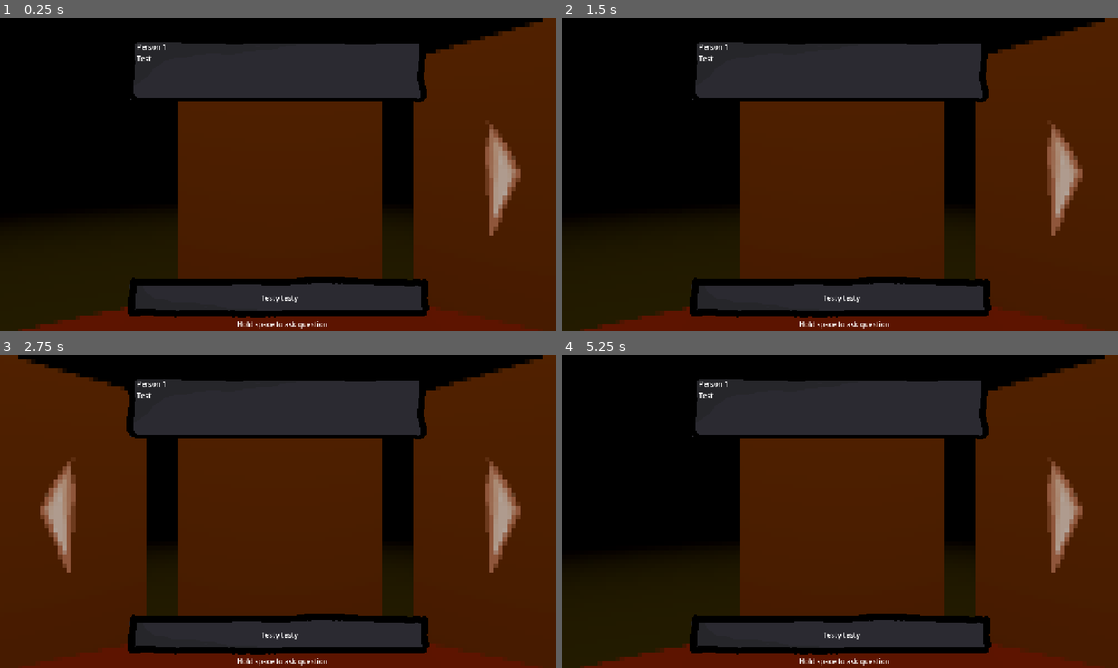
Above: before the commit, frames 1-4 (two rows, left to right).
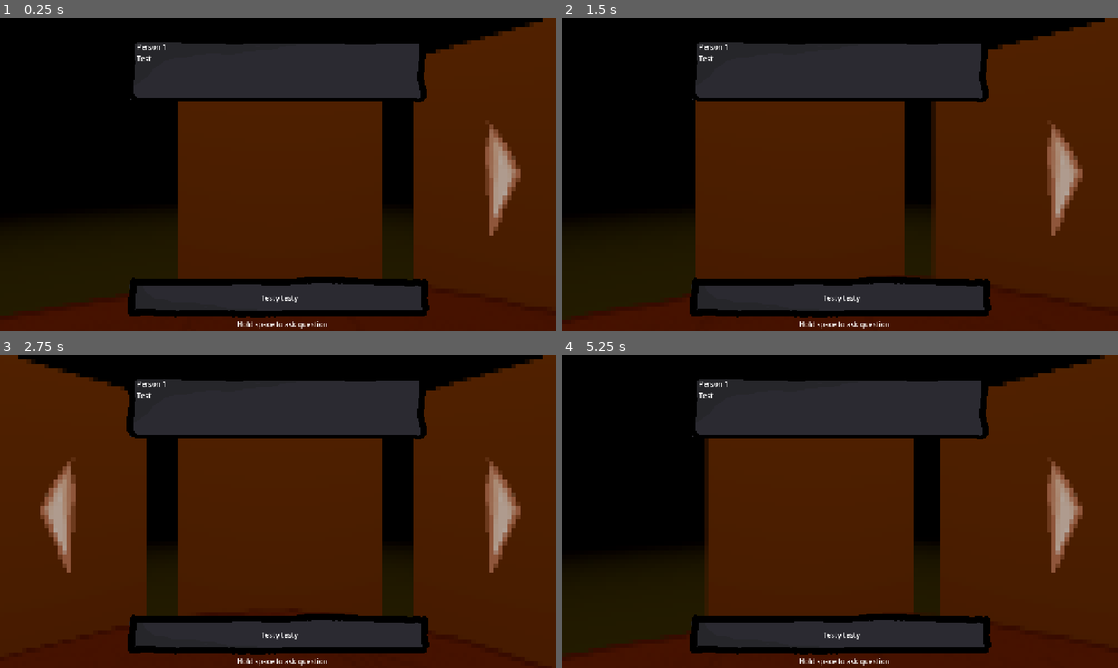
Above: after the commit, the same moments.

Repository: Caz080/AfterFall
Game: Godot game, scene res://Assets/Scenes/game.tscn
The game is run twice, just before and just after one commit, with the same random seed, the same clock (stepped at 60 frames per second) and the same inputs.
Inputs (mouse positions are in pixels of both pictures, inside the frame that each line leads up to):
- Up to frame 1 (0.25 s): no input
- Up to frame 2 (1.5 s): click (1062, 174) at 0.5 s; click (617, 174) at 1.25 s
- Up to frame 3 (2.75 s): tap Enter (ui_accept) at 2, 2.27 s; hold Right (move_right) from 2.03 s (still down); hold Space (push_to_talk) from 2.03 s (still down)
- Up to frame 4 (5.25 s): tap Enter (ui_accept) at 2.75, 3.02, 3.5, 4.25, 4.52, 5 s; release Right (move_right) at 2.78 s; release Space (push_to_talk) at 2.78 s; hold Left (move_left) 2.78-3.53 s; tap Space (push_to_talk) at 2.85, 4.35 s; hold Space (push_to_talk) 3.53-4.28 s; hold Right (move_right) 3.53-5.03 s; hold Left (move_left) from 5.03 s (still down); hold Space (push_to_talk) from 5.03 s (still down)

The runs differ from the first frame. In frame 1, 1.0% of the frame differs, in the area x 0-97%, y 89-100%; in frame 2, 12%, in the area x 0-93%, y 2-100%; in frame 3, 0.5%; in frame 4, 11%.

Commit message:
Updated main scene

Diff:
--- a/projectreal/Assets/Player.gd
+++ b/projectreal/Assets/Player.gd
@@ -15,6 +15,9 @@
 			currentNPC = new_val
 			update_camera()
 
+var rotation_dur: float = 0.4
+var camTween: Tween
+
 # between 90 to -90 (180 diff)
 
 # Called when the node enters the scene tree for the first time.
@@ -31,7 +34,8 @@
 
 func update_camera():
 	if currentCamera:
-		rotation_degrees.y = 90 - ((currentNPC-1)*36)
+		faceDir()
+		#rotation_degrees.y = 90 - ((currentNPC-1)*36)
 
 
 	if not is_inside_tree():
@@ -47,6 +51,23 @@
 	else:
 		moveRightButton.visible = true
 
+func faceDir() -> void:
+	var target_angle = 90 - ((currentNPC-1)*36)#atan2(-flat_dir.x, -flat_dir.z)
+
+	if camTween and camTween.is_valid():
+		camTween.kill()
+
+	camTween = create_tween()
+	camTween.set_trans(Tween.TRANS_CUBIC).set_ease(Tween.EASE_OUT)
+	camTween.tween_method(
+		_apply_rotation.bind(rotation_degrees.y, target_angle),
+		0.0,
+		1.0,
+		rotation_dur
+	)
+
+func _apply_rotation(weight: float, start: float, target: float) -> void:
+	rotation_degrees.y = lerp(start, target, weight)
 
 func _on_move_right_button_pressed() -> void:
 	currentNPC += 1
--- a/projectreal/Assets/Scenes/game.tscn
+++ b/projectreal/Assets/Scenes/game.tscn
@@ -3,6 +3,7 @@
 [ext_resource type="Script" uid="uid://dsoc0m1ywrfj2" path="res://Assets/Scripts/gameHandler.gd" id="1_nbu75"]
 [ext_resource type="PackedScene" uid="uid://0top1llg5dn" path="res://Assets/npc_model.tscn" id="2_lcp10"]
 [ext_resource type="PackedScene" uid="uid://co3mlqsngtq0" path="res://Assets/Player.tscn" id="2_pfbgl"]
+[ext_resource type="Texture2D" uid="uid://bexo0jh16w1by" path="res://Assets/Sprites/Sprite-Table.png" id="2_tpq0m"]
 [ext_resource type="Shader" uid="uid://drf1xmg6e2cik" path="res://Assets/Shaders/Pixel.gdshader" id="4_pb48a"]
 [ext_resource type="Script" uid="uid://dxs1ltrud5yxp" path="res://text_anim.gd" id="5_fw1vi"]
 [ext_resource type="Texture2D" uid="uid://clvd4ns1v0xwi" path="res://Assets/Sprites/Sprite-dialoguebox.png" id="6_fw1vi"]
@@ -41,7 +42,7 @@
 
 [sub_resource type="CylinderMesh" id="CylinderMesh_4kutc"]
 material = SubResource("StandardMaterial3D_pfbgl")
-top_radius = 1.5
+top_radius = 1.3
 bottom_radius = 1.0
 height = 0.3
 
@@ -73,6 +74,11 @@
 [node name="Table" type="MeshInstance3D" parent="." unique_id=911669620]
 transform = Transform3D(1, 0, 0, 0, 1, 0, 0, 0, 1, 0, 0.15, 0)
 mesh = SubResource("CylinderMesh_4kutc")
+
+[node name="tableSprite" type="Sprite3D" parent="Table" unique_id=1810472771]
+transform = Transform3D(0.31, 0, 0, 0, -1.35505305e-08, -0.31, 0, 0.31, -1.35505305e-08, 0, 0.151, 0)
+modulate = Color(0.49558914, 0.2940443, 0.1411663, 1)
+texture = ExtResource("2_tpq0m")
 
 [node name="NPC_5" parent="." unique_id=246952568 instance=ExtResource("2_lcp10")]
 transform = Transform3D(0.58778524, 0, -0.80901706, 0, 1, 0, 0.80901706, 0, 0.58778524, 1.4157798, -0.714, -1.028624)
Not shown, added: projectreal/Assets/Sprites/Sprite-Table.png.import
